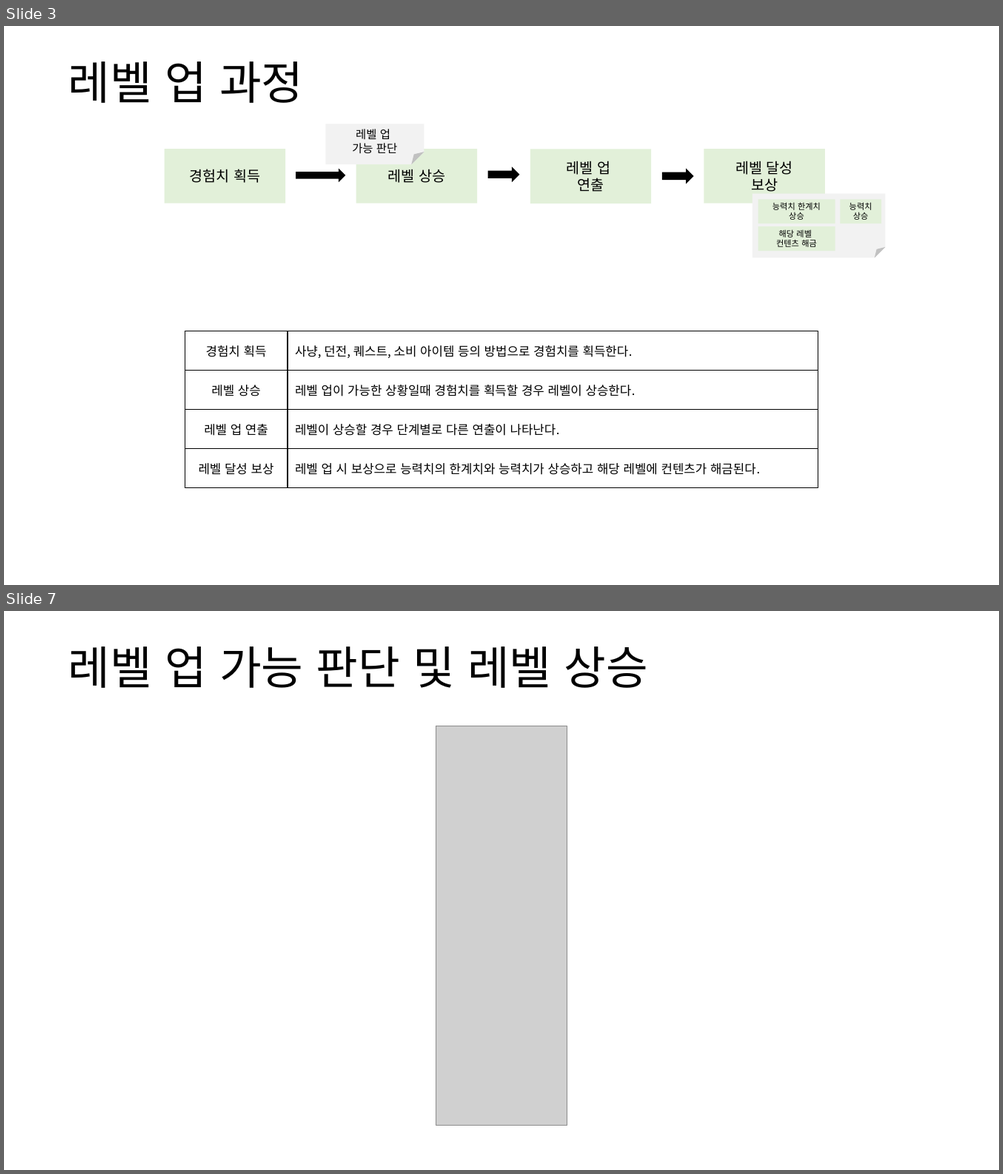
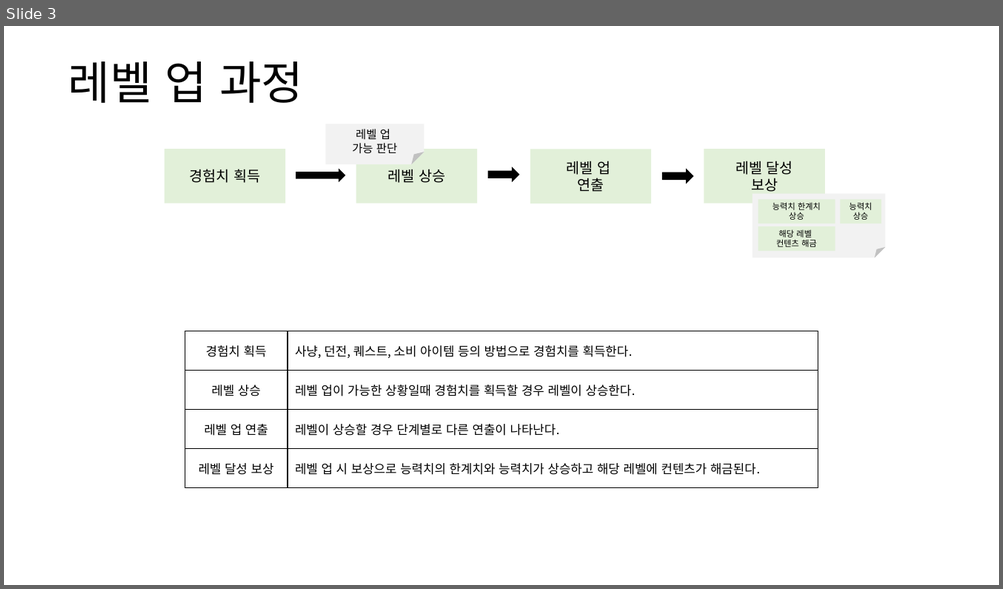
Before and after one commit to yjk0401/unityenginebasic_9th, a slide deck: 기획/레벨업 시스템 기획서.pptx. Shown one above the other, each under a label of ours: slides 3 and 7 before the commit, slide 3 after it; the slides between them are not shown. The pictures are 1003x1174 and 1003x589 pixels, drawn with LibreOffice and Linux fonts; fonts in the diff are those of the drawing; grey boxes stand for pictures. Boxes give left, top, right and bottom in pixels: in the first picture for what was removed or moved away, otherwise in the second. Text is boxed around its words. In the diff, an @@ line names an element or a change of style, - is before the commit and + after.

```diff
--- a/기획/레벨업 시스템 기획서.pptx
+++ b/기획/레벨업 시스템 기획서.pptx
@@ slide 7 removed at [4, 611, 999, 1170], background #FFFFFF @@
@@ text removed at [68, 647, 648, 688] @@
-레벨 업 가능 판단 및 레벨 상승
@@ picture removed at [436, 726, 566, 1127] @@
```
Also in this commit, not shown: 5 slides changed, 2 slides added, 1 other slide removed, 14 other files.
